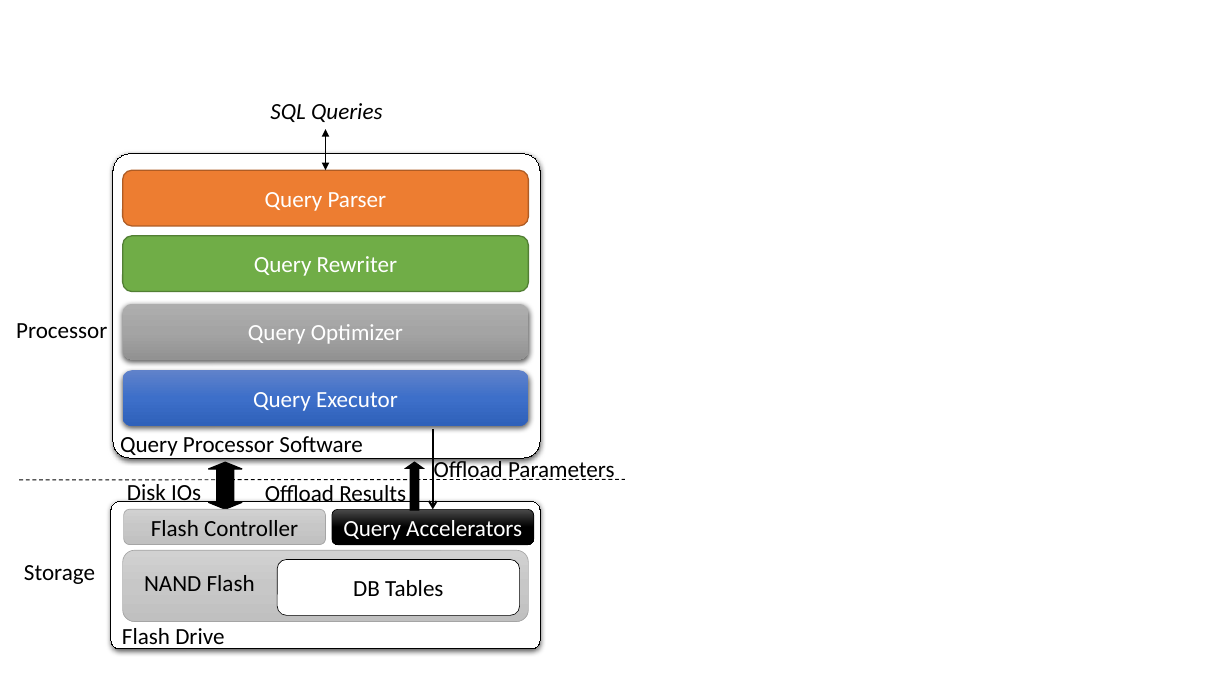
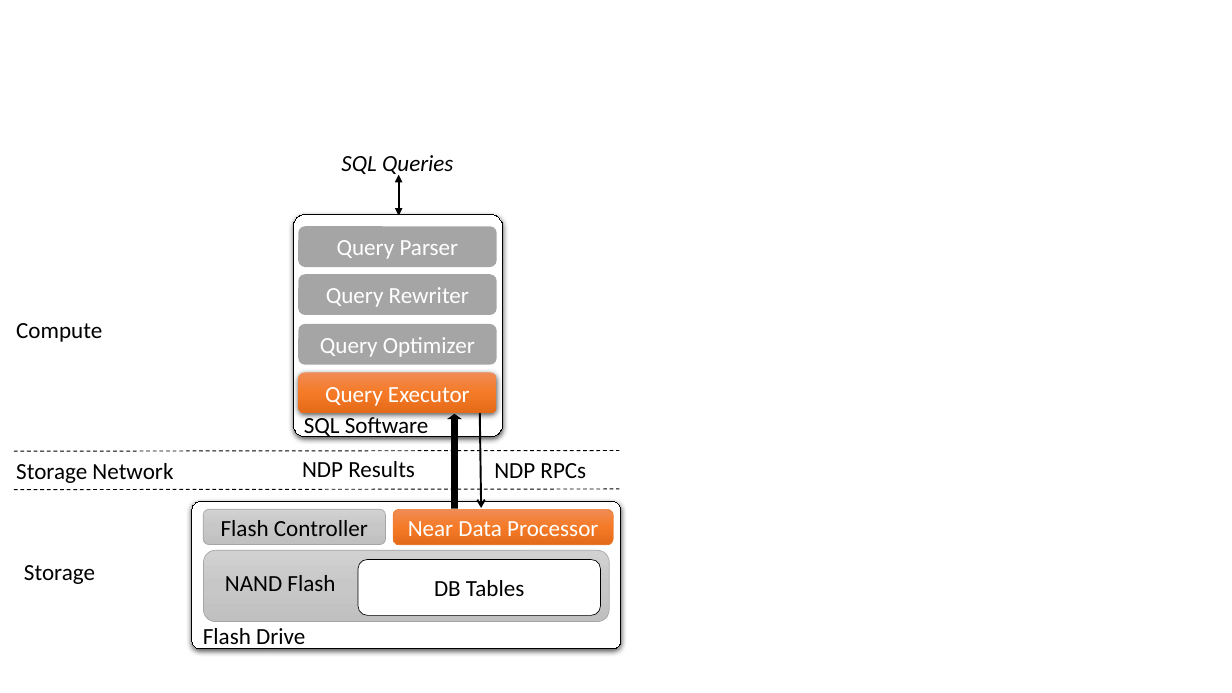
Before and after one commit to xushuotao/NDPSql, a slide deck: slide 1 of proposal/figures/accelerator-stack.pptx. Drawn at 1232x693 pixels with LibreOffice and Linux fonts; fonts in the diff are those of the drawing. Boxes give left, top, right and bottom in pixels: in the first picture for what was removed or moved away, otherwise in the second. Text is boxed around its words. In the diff, an @@ line names an element or a change of style, - is before the commit and + after.

```diff
--- a/proposal/figures/accelerator-stack.pptx
+++ b/proposal/figures/accelerator-stack.pptx
@@ text "SQL Queries": place and size @@
-text "SQL Queries" at (270,103,382,122)
+text "SQL Queries" at (341,155,453,177)
@@ double arrow moved from (325, 129) - (325, 170) to (398, 175) - (398, 216) @@
@@ rounded rectangle: place and size @@
-rounded rectangle at (113,153,540,458)
+rounded rectangle at (294,214,503,437)
@@ rounded rectangle "Query Parser": place and size @@
-rounded rectangle "Query Parser" at (123,170,529,226)
+rounded rectangle "Query Parser" at (299,226,497,267)
@@ rounded rectangle "Query Parser" at (299,226,497,267): fill #ED7D31 to #A5A5A5; outline #AF5C24 1 pt to none @@
@@ rounded rectangle "Query Rewriter": place and size @@
-rounded rectangle "Query Rewriter" at (123,236,529,291)
+rounded rectangle "Query Rewriter" at (299,274,497,315)
@@ rounded rectangle "Query Rewriter" at (299,274,497,315): fill #70AD47 to #A5A5A5; outline #538035 1 pt to none @@
@@ text at (16,323,102,342): text changed @@
-Processor
+Compute
@@ rounded rectangle "Query Optimizer": place and size @@
-rounded rectangle "Query Optimizer" at (123,304,529,360)
+rounded rectangle "Query Optimizer" at (299,324,497,365)
@@ rounded rectangle "Query Optimizer" at (299,324,497,365): fill gradient #AFAFAF to #A5A5A5 to #939393 to #A5A5A5; shadow off @@
@@ rounded rectangle "Query Executor": place and size @@
-rounded rectangle "Query Executor" at (123,371,529,426)
+rounded rectangle "Query Executor" at (299,372,497,413)
@@ rounded rectangle "Query Executor" at (299,372,497,413): fill gradient #6183CB to #3E70CA to #3062BB to gradient #F18C57 to #F67B28 to #E56C19 @@
@@ text at (304,413,428,439): text changed @@
-Query Processor Software
+SQL Software
@@ up arrow: place and size @@
-up arrow at (406,462,422,510)
+up arrow at (449,415,460,508)
@@ arrow moved from (433, 430) - (433, 509) to (480, 413) - (482, 508) @@
@@ line added from (14, 451) to (619, 451), #000000 0.75 pt dashed @@
@@ text at (16,463,173,483): text changed @@
-Disk IOs
+Storage Network
@@ up down arrow removed at (208,462,242,509) @@
@@ text at (302,461,415,477): text changed @@
-Offload Results
+NDP Results
@@ text removed at (434,458,615,480) @@
-Offload Parameters
@@ text added at (494,463,586,478), 18 pt, text #000000 @@
+NDP RPCs
@@ line moved from (19, 480) - (625, 480) to (14, 490) - (619, 489) @@
@@ 3 rounded rectangles, 2 texts: place and size @@
-3 rounded rectangles, 2 texts at (111,501,540,650)
+3 rounded rectangles, 2 texts at (192,501,621,650)
@@ rounded rectangle "Flash Controller": place and size @@
-rounded rectangle "Flash Controller" at (124,509,325,544)
+rounded rectangle "Flash Controller" at (203,509,385,544)
@@ rounded rectangle removed at (332,509,533,544) @@
-Query Accelerators
@@ rounded rectangle added at (393,509,613,544), fill gradient #F18C57 to #F67B28 to #E56C19, outline #ED7D31 0.5 pt, 18 pt, text #FFFFFF @@
+Near Data Processor
```
Also in this commit, not shown: 6 other files.
